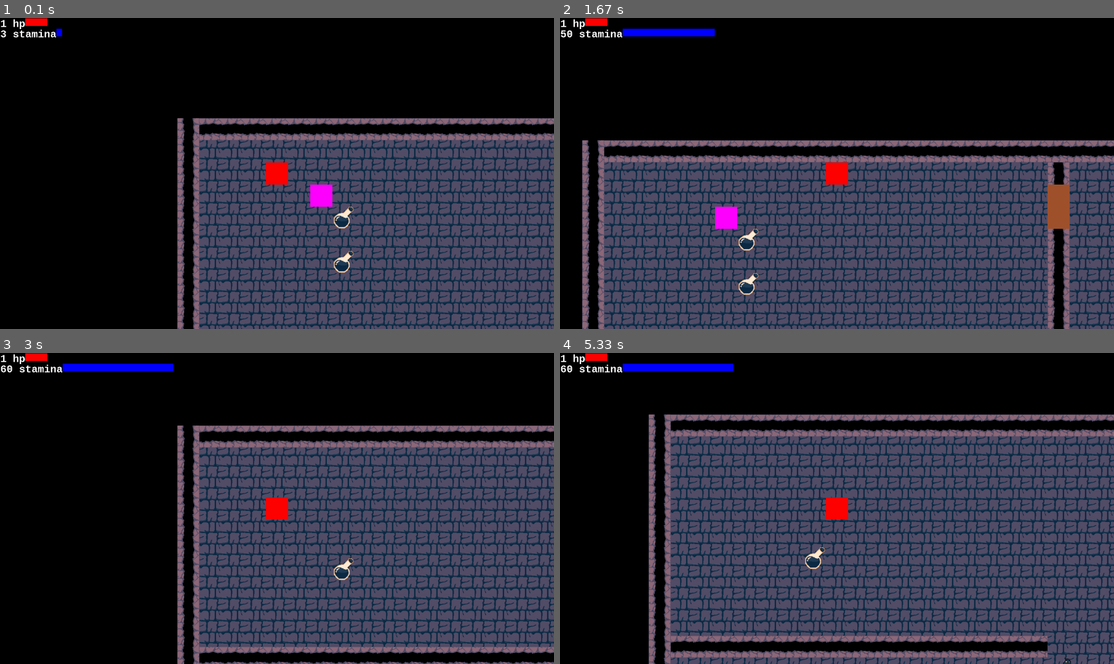
Above: before the commit, frames 1-4 (two rows, left to right).
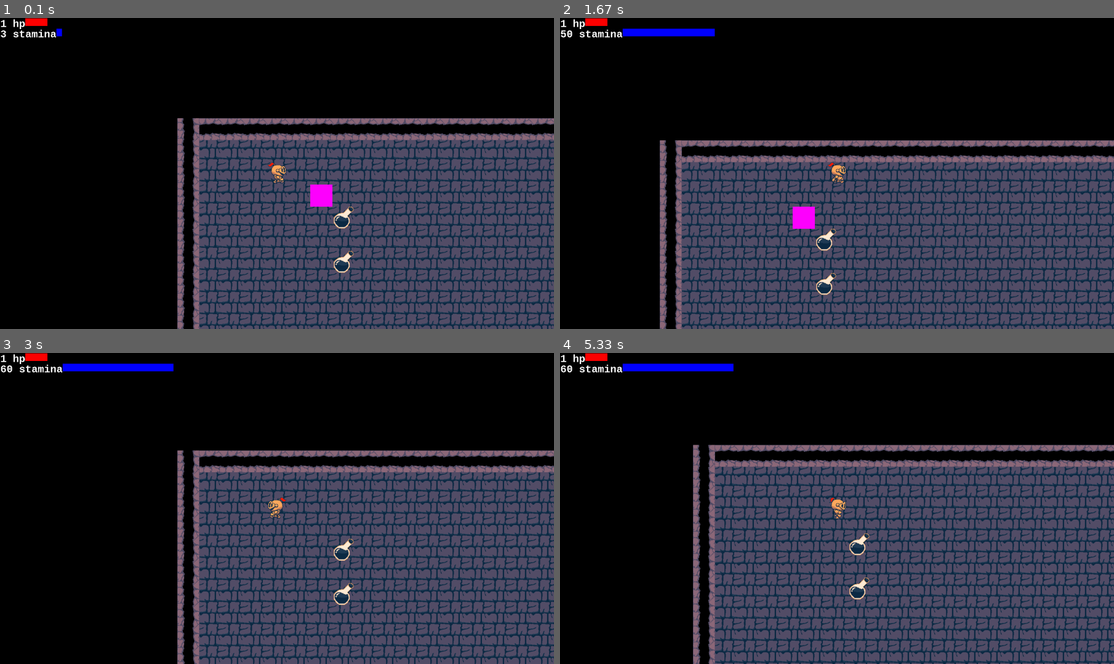
Above: after the commit, the same moments.

Repository: benedekhalaj/pygame-roguelike
Game: pygame game, started from play.py
Same seed, same stepped clock (60 frames per second), same inputs: the game is played once before the commit and once after it.
Inputs:
- Up to frame 1 (0.1 s): no input
- Up to frame 2 (1.67 s): hold Right 0.33-0.8 s; hold Up 0.83-1.13 s; hold Right 1.17-1.63 s
- Up to frame 3 (3 s): hold Left 1.67-2.2 s; hold Down 2.23-2.53 s; hold Left 2.57-2.97 s
- Up to frame 4 (5.33 s): hold Up 3-3.37 s; hold Right 3.4-4.03 s; hold Down 4.07-4.43 s; hold Left 4.47-4.93 s; hold Right from 4.97 s (still down)

The runs differ from the first frame. In frame 1, 0.3% of the frame differs, in the area x 48-52%, y 46-54%; in frame 2, 24%; in frame 3, 27%; in frame 4, 42%, in the area x 16-100%, y 19-100%.

Commit message:
Player Model: Add player animation

Diff:
--- a/controller/player_controller.py
+++ b/controller/player_controller.py
@@ -36,3 +36,4 @@
         player_character.reload_stamina()
     player_character.set_sword_position()
     player_character.attack()
+    player_character.update_texture()
--- a/model/player/player.py
+++ b/model/player/player.py
@@ -6,15 +6,17 @@
 class Player():
     def __init__(self, position: tuple, colors, screen_size):
         self.type = 'player'
+        self.rect = pygame.Rect(position[0], position[1], position[2], position[3])
         self.texture = None
-        self.rect = pygame.Rect(position[0], position[1], position[2], position[3])
+        self.texture_count = 0
+        self.texture_count_limit = 60
 
         self.colors = colors
         self.standard_color = colors.RED
         self.invicible_color = colors.ORANGE
         self.color = self.standard_color
 
-        self.walk_speed = 8
+        self.walk_speed = 4
         self.stamina_limit = 60
         self.spirnt_multiplier = 2
         self.sprint_speed = self.walk_speed * self.spirnt_multiplier
@@ -207,6 +209,42 @@
         if self.attack_timer_count > self.attack_timer_limit:
             self.attack_timer_count = 0
             self.attack_in_progress = False
+
+    def update_texture(self):
+        path = 'model/map/textures/player/'
+        left = 'knight_left'
+        right = 'knight_right'
+        up = 'knight_up'
+        down = 'knight_down'
+        if self.direction == 'left':
+            self.texture = [data_manager.open_image(path, f'{left}1.png'),
+                            data_manager.open_image(path, f'{left}2.png'),
+                            data_manager.open_image(path, f'{left}3.png'),
+                            data_manager.open_image(path, f'{left}2.png')]
+        elif self.direction == 'right':
+            self.texture = [data_manager.open_image(path, f'{right}1.png'),
+                            data_manager.open_image(path, f'{right}2.png'),
+                            data_manager.open_image(path, f'{right}3.png'),
+                            data_manager.open_image(path, f'{right}2.png')]
+        elif self.direction == 'up':
+            self.texture = [data_manager.open_image(path, f'{up}1.png'),
+                            data_manager.open_image(path, f'{up}2.png'),
+                            data_manager.open_image(path, f'{up}3.png'),
+                            data_manager.open_image(path, f'{up}2.png')]
+        elif self.direction == 'down':
+            self.texture = [data_manager.open_image(path, f'{down}1.png'),
+                            data_manager.open_image(path, f'{down}2.png'),
+                            data_manager.open_image(path, f'{down}3.png'),
+                            data_manager.open_image(path, f'{down}2.png')]
+        self.update_texture_count()
+
+
+
+    def update_texture_count(self):
+        if self.texture_count + 1 >= self.texture_count_limit:
+            self.texture_count = 0
+
+        self.texture_count += 1
 
 
 class Inventory():
